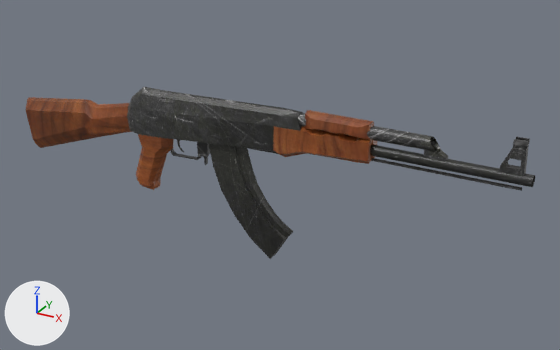
A saved change to the OBJ model aeirosoft/Data/Guns/AK47/AK47.obj.
Both versions are drawn from a camera (50 mm lens) standing at (18.39, -29.57, 15.24) and looking at (1.62, 0.92, 0.0). Lighting does not change. The marker at lower left points along +X, +Y and +Z. Where no turn or scale is listed for an object, it has been applied to the vertices. Vertices at the same position are counted once.

The older version as bpy lines, for what is in view:
```python
me_ak47 = bpy.data.meshes.new('Ak47')
me_ak47.from_pydata(...)  # 1217 vertices, 1093 faces; spans x -13.9..13.6, y -0.5..0.5, z -4.1..4.3
me_ak47.materials.append(mat_material_005)  # picture img_ak47_dif_png
ob_ak47 = bpy.data.objects.new('Ak47', me_ak47)
ob_ak47.location = (0.0, 0.0, 0.0)
```
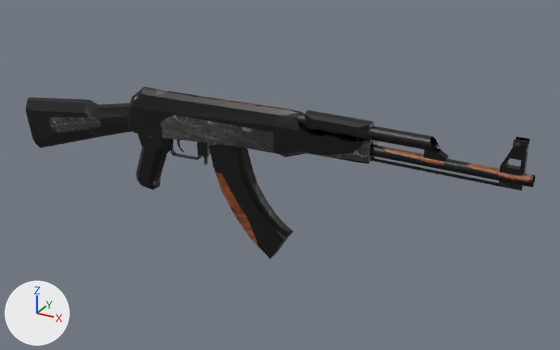
The newer file is also turned or shifted as a whole; pictures and numbers use the older file's frame.

Where the change shows, as pixel boxes (x1, y1, x2, y2) in the pictures (560 x 350 px):
```json
{"part": 1, "of": "me_ak47", "change": "built on", "before": [302, 113, 535, 188], "after": [302, 113, 535, 189]}
{"part": 2, "of": "me_ak47", "change": "surface changed", "before": [26, 87, 530, 259], "after": [26, 87, 530, 259]}
```

Scene script edits in JSON lines:
```json
{"block": "me_ak47", "where": "# used by ob_ak47; location = (0.0, 0.0, 0.0)"}
{"op": "remove", "block": "me_ak47", "code": "me_ak47.from_pydata(...)  # 1217 vertices, 1093 faces; spans x -13.9..13.6, y -0.5..0.5, z -4.1..4.3"}
{"op": "add", "block": "me_ak47", "code": "me_ak47.from_pydata(...)  # 1338 vertices, 1223 faces; spans x -13.9..13.6, y -0.5..0.5, z -4.1..4.3"}
{"block": "me_ak47", "change": "me_ak47 part 1"}
{"block": "me_ak47", "change": "6 vertices are removed from x 6.7..13.6, y 0.0, z 2.2..3.7"}
{"block": "me_ak47", "change": "46 faces are deleted"}
{"block": "me_ak47", "change": "65 vertices are added at x 12.3..13.2, y -0.3..0.3, z 2.2..2.9"}
{"block": "me_ak47", "change": "32 new vertices lie (-0.4, 0.0, 0.0) away from vertices in x 13.6, y -0.2..0.2, z 2.4..2.9"}
{"block": "me_ak47", "change": "30 new vertices lie (5.6, 0.0, 0.0) away from vertices in x 6.7, y -0.2..0.2, z 2.4..2.9"}
{"block": "me_ak47", "change": "176 new faces join them"}
{"block": "me_ak47", "change": "me_ak47 part 2: 1047 kept faces spanning x -13.9..13.2, y -0.5..0.5, z -4.1..4.3 get new texture (UV) coordinates"}
```
